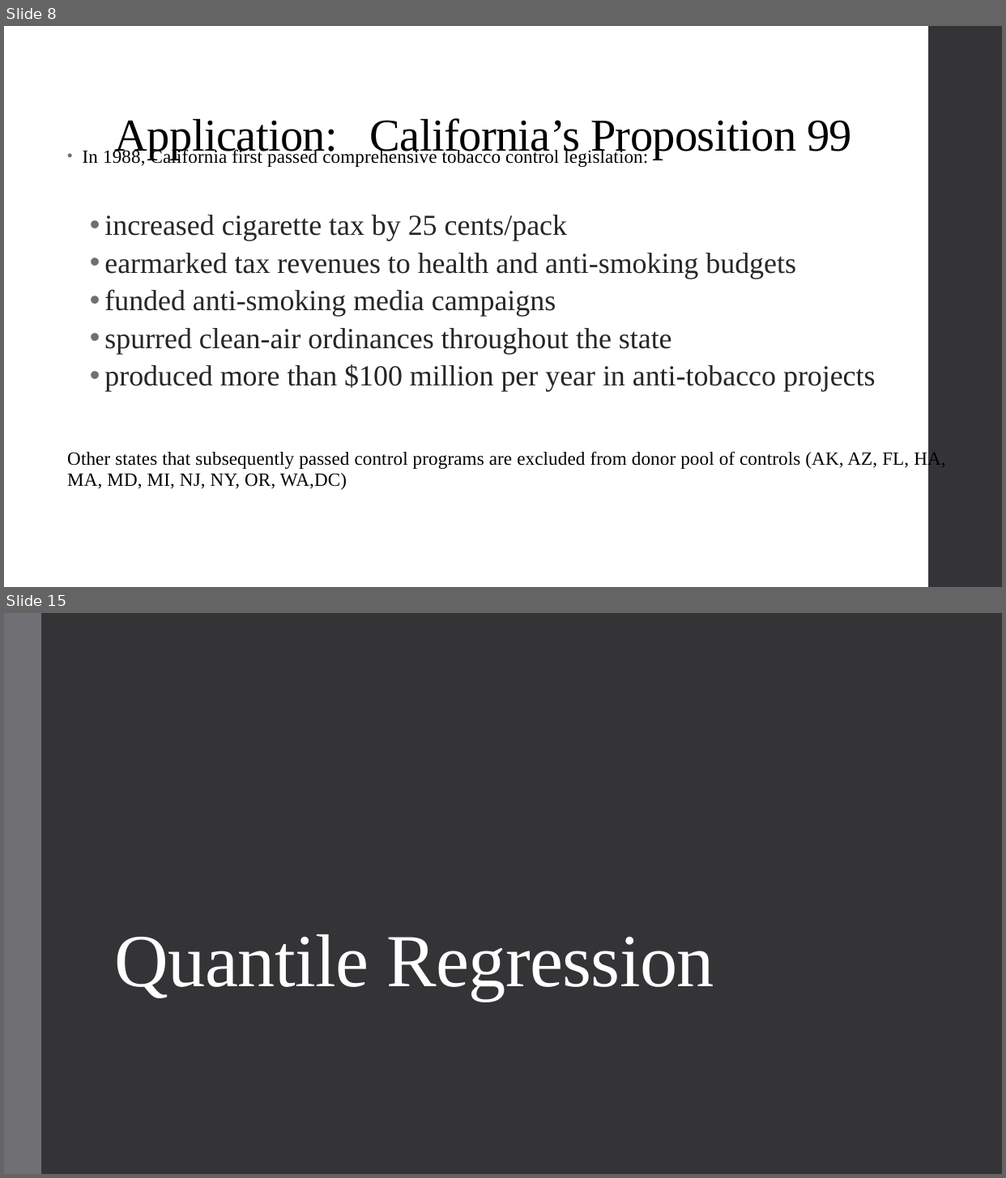
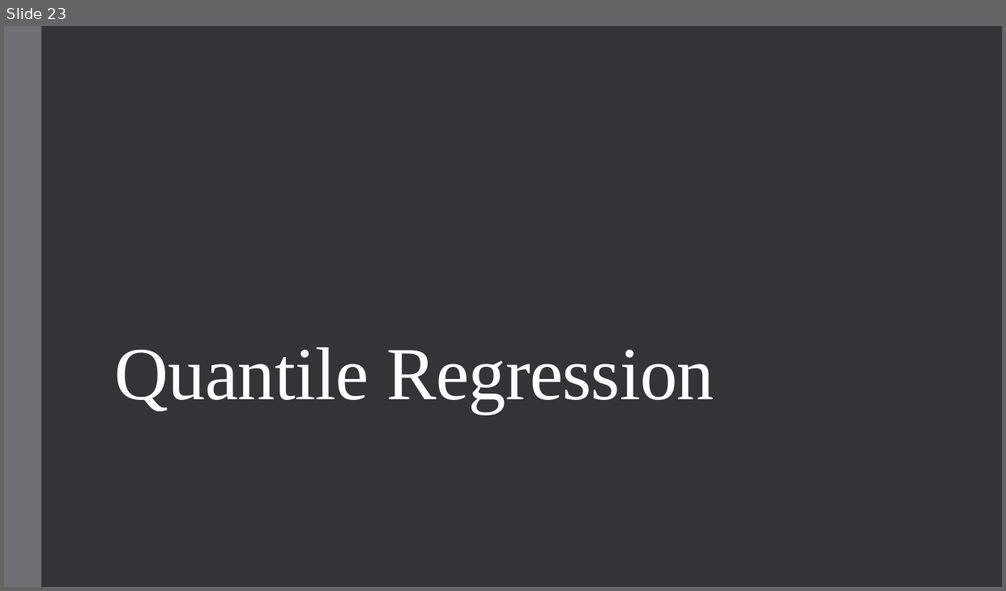
Before and after one commit to qiufei/fork-HAD5744, a slide deck: Lecture10_SyntheticControl_QuantileRegression/Lecture10_SyntheticControl_QuantileRegression.pptx. Shown one above the other, each under a label of ours: slides 8 and 15 before the commit, slide 23 after it; the slides between them are not shown. The pictures are 1006x1178 and 1006x591 pixels, drawn with LibreOffice and Linux fonts; fonts in the diff are those of the drawing. Boxes give left, top, right and bottom in pixels: in the first picture for what was removed or moved away, otherwise in the second. Text is boxed around its words. In the diff, an @@ line names an element or a change of style, - is before the commit and + after.

```diff
--- a/Lecture10_SyntheticControl_QuantileRegression/Lecture10_SyntheticControl_QuantileRegression.pptx
+++ b/Lecture10_SyntheticControl_QuantileRegression/Lecture10_SyntheticControl_QuantileRegression.pptx
@@ slide 8 removed at (4, 26, 1002, 587), background #FFFFFF @@
@@ rectangle removed at (928, 26, 1002, 587) @@
@@ title removed at (115, 118, 852, 160) @@
-Application: California’s Proposition 99
@@ text removed at (67, 148, 945, 490) @@
-• In 1988, California first passed comprehensive tobacco control legislation:
-  • increased cigarette tax by 25 cents/pack
-  • earmarked tax revenues to health and anti-smoking budgets
-  • funded anti-smoking media campaigns
-  • spurred clean-air ordinances throughout the state
-  • produced more than $100 million per year in anti-tobacco projects
-Other states that subsequently passed control programs are excluded from donor pool of controls (AK, AZ, FL, HA, MA, MD, MI, NJ, NY, OR, WA,DC)
@@ what was slide 15 is now slide 23 @@
```
Also in this commit, not shown: 2 slides changed, 38 slides added, 12 other slides removed, 31 other files.
